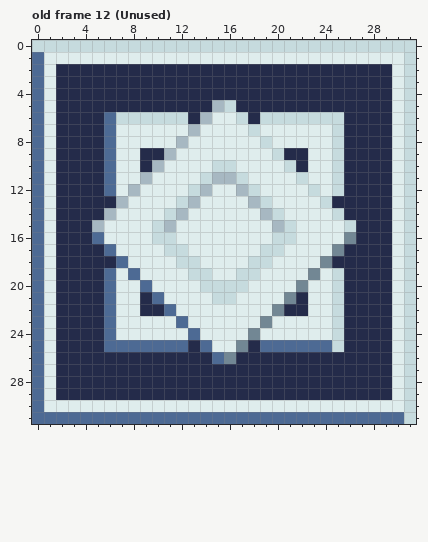
Pixel-art file -- dist/snek-js/assets/graphics/editor-tiles.ase. That is the earlier state.
32x32 pixels, 25 frames. Colours within 5 levels of each other are drawn and written as one. Shown: old frame 12 (Unused).
After the commit:
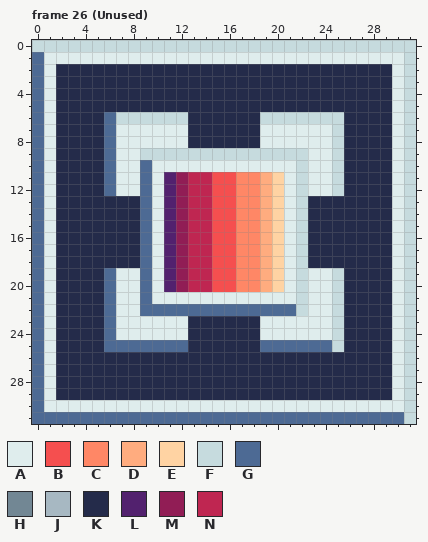
Palette (. is transparent): A #dfeded  B #f54f4f  C #ff8766  D #ffac7f  E #ffd3a3  F #c6dbde  G #4d6a94  H #728794  J #a7b8c2  K #242b4a  L #52216e  M #911d55  N #bf2651
A new or re-ordered frame is compared with the old frame closest to it.
The exact change:
{"change": "frames 25 -> 26"}
{"where": "frame 26 (Unused) is new; against old frame 12 (Unused), layer \"Layer 1\""}
{"frame":26,"y":5,"x":15,"old":"JF","new":"KK"}
{"frame":26,"y":6,"x":14,"old":"JAAF","new":"KKKK"}
{"frame":26,"y":7,"x":13,"old":"JAAAAF","new":"KKKKKK"}
{"frame":26,"y":8,"x":12,"old":"JAAAAAAF","new":"AKKKKKKA"}
{"frame":26,"y":9,"x":9,"old":"KKJAAAAAAAA","new":"FFFFFFFFFFF"}
{"frame":26,"y":9,"x":21,"old":"KK","new":"FF"}
{"frame":26,"y":10,"x":9,"old":"KJ","new":"GA"}
{"frame":26,"y":10,"x":15,"old":"FF","new":"AA"}
{"frame":26,"y":10,"x":21,"old":"FK","new":"AF"}
{"frame":26,"y":11,"x":9,"old":"J","new":"G"}
{"frame":26,"y":11,"x":11,"old":"AAAFJJFAAA","new":"LMNNBBCCDE"}
{"frame":26,"y":12,"x":8,"old":"JA","new":"AG"}
{"frame":26,"y":12,"x":11,"old":"AAFJAAJFAA","new":"LMNNBBCCDE"}
{"frame":26,"y":12,"x":22,"old":"AF","new":"FA"}
{"frame":26,"y":13,"x":7,"old":"JAA","new":"KKG"}
{"frame":26,"y":13,"x":11,"old":"AFJAAAAJFA","new":"LMNNBBCCDE"}
{"frame":26,"y":13,"x":22,"old":"AAF","new":"FKK"}
{"frame":26,"y":14,"x":6,"old":"JAAA","new":"KKKG"}
{"frame":26,"y":14,"x":11,"old":"FJAAAAAAJF","new":"LMNNBBCCDE"}
{"frame":26,"y":14,"x":22,"old":"AAAF","new":"FKKK"}
{"frame":26,"y":15,"x":5,"old":"JAAAAFJAAAAAAAAJFAAAAF","new":"KKKKGALMNNBBCCDEAFKKKK"}
{"frame":26,"y":16,"x":5,"old":"GAAAAFFAAAAAAAAFFAAAAH","new":"KKKKGALMNNBBCCDEAFKKKK"}
{"frame":26,"y":17,"x":6,"old":"GAAA","new":"KKKG"}
{"frame":26,"y":17,"x":11,"old":"FFAAAAAAFF","new":"LMNNBBCCDE"}
{"frame":26,"y":17,"x":22,"old":"AAAH","new":"FKKK"}
{"frame":26,"y":18,"x":7,"old":"GAA","new":"KKG"}
{"frame":26,"y":18,"x":11,"old":"AFFAAAAFFA","new":"LMNNBBCCDE"}
{"frame":26,"y":18,"x":22,"old":"AAH","new":"FKK"}
{"frame":26,"y":19,"x":8,"old":"GA","new":"AG"}
{"frame":26,"y":19,"x":11,"old":"AAFFAAFFAA","new":"LMNNBBCCDE"}
{"frame":26,"y":19,"x":22,"old":"AH","new":"FA"}
{"frame":26,"y":20,"x":11,"old":"AAAFFFFAAA","new":"LMNNBBCCDE"}
{"frame":26,"y":20,"x":22,"old":"H","new":"F"}
{"frame":26,"y":21,"x":9,"old":"KG","new":"GA"}
{"frame":26,"y":21,"x":15,"old":"FF","new":"AA"}
{"frame":26,"y":21,"x":21,"old":"HK","new":"AF"}
{"frame":26,"y":22,"x":9,"old":"KK","new":"GG"}
{"frame":26,"y":22,"x":12,"old":"AAAAAAAAHKK","new":"GGGGGGGGGGF"}
{"frame":26,"y":23,"x":12,"old":"GAAAAAAH","new":"AKKKKKKA"}
{"frame":26,"y":24,"x":13,"old":"GAAAAH","new":"KKKKKK"}
{"frame":26,"y":25,"x":14,"old":"GAAH","new":"KKKK"}
{"frame":26,"y":26,"x":15,"old":"GH","new":"KK"}
{"label":"changed","picture_box":[92,100,356,364]}
